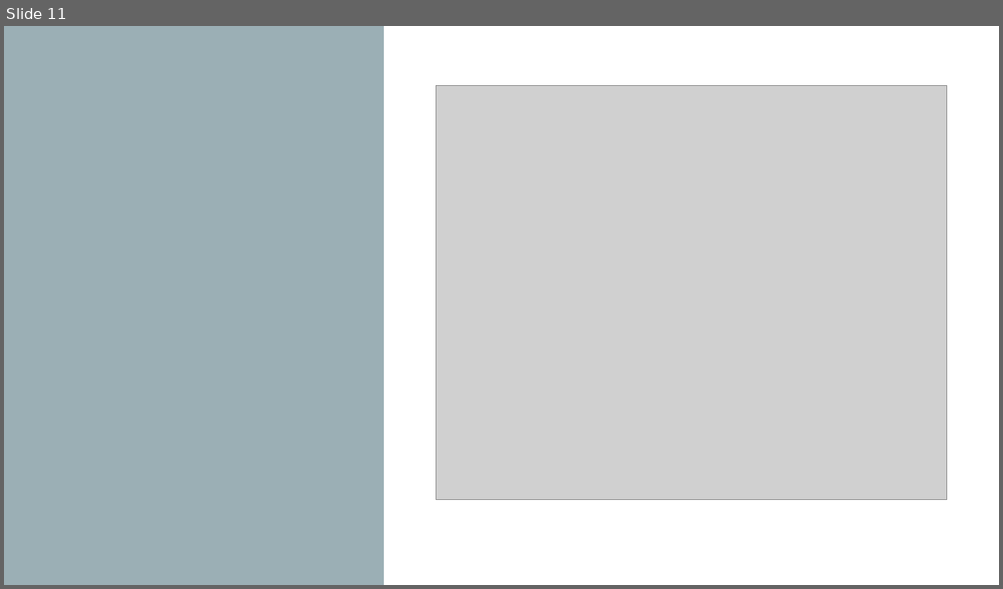
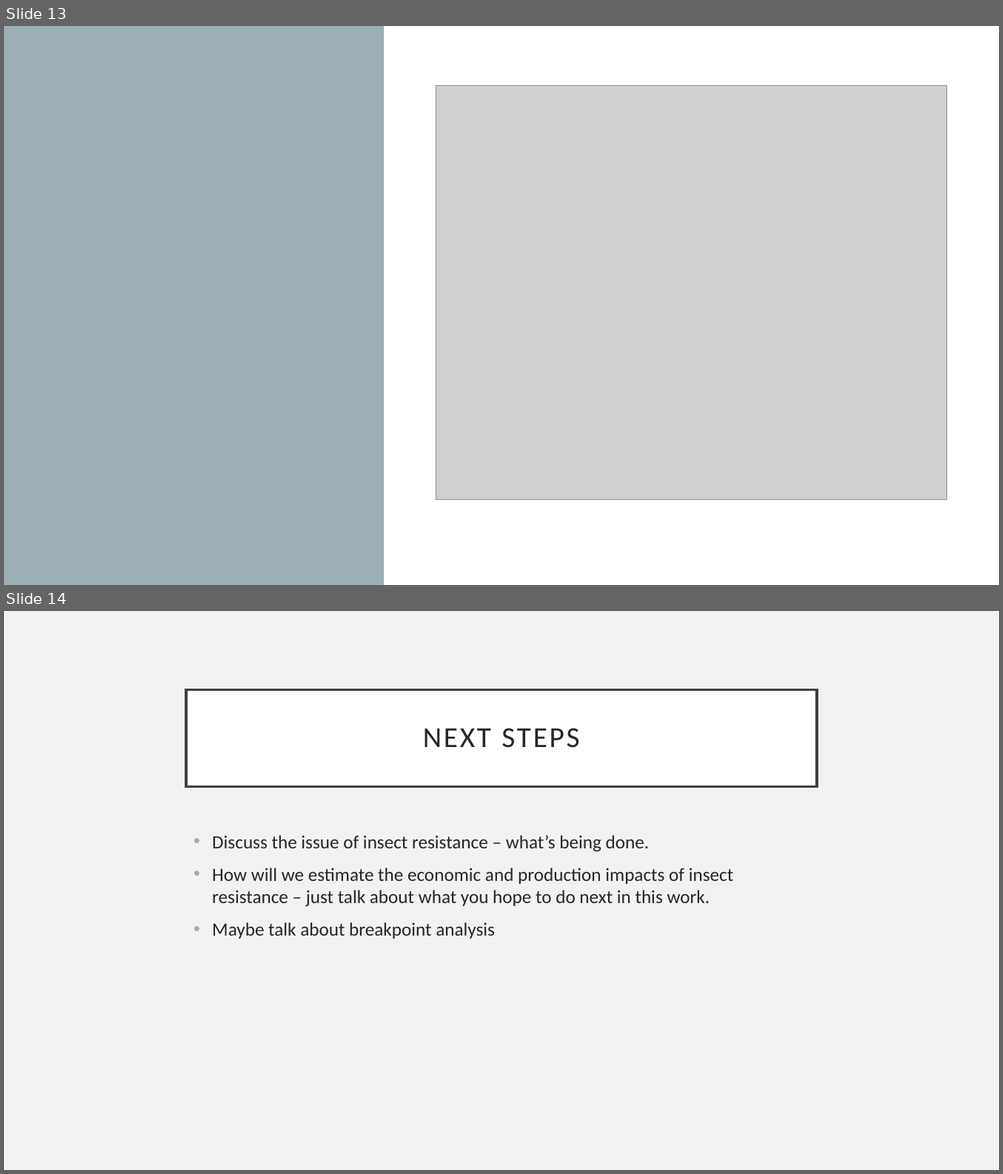
Before and after one commit to cfcooper/maize, a slide deck: maize presentation.pptx. Shown one above the other, each under a label of ours: slide 11 before the commit, slides 13 and 14 after it. The pictures are 1003x589 and 1003x1174 pixels, drawn with LibreOffice and Linux fonts; fonts in the diff are those of the drawing; grey boxes stand for pictures. Boxes give left, top, right and bottom in pixels: in the first picture for what was removed or moved away, otherwise in the second. Text is boxed around its words. In the diff, an @@ line names an element or a change of style, - is before the commit and + after.

```diff
--- a/maize presentation.pptx
+++ b/maize presentation.pptx
@@ slide 14 added at bbox=[4, 611, 999, 1170], background #F2F2F2 @@
@@ title added at bbox=[186, 689, 817, 786], fill #FFFFFF, outline #404040 2.5 pt, 28 pt, text #262626 @@
+NEXT STEPS
@@ text added at bbox=[212, 835, 733, 939], 18 pt, text #262626 @@
+• Discuss the issue of insect resistance – what’s being done.
+• How will we estimate the economic and production impacts of insect resistance – just talk about what you hope to do next in this work.
+• Maybe talk about breakpoint analysis
@@ what was slide 11 is now slide 13 @@
```
Also in this commit, not shown: 2 slides changed, 3 other slides added.
